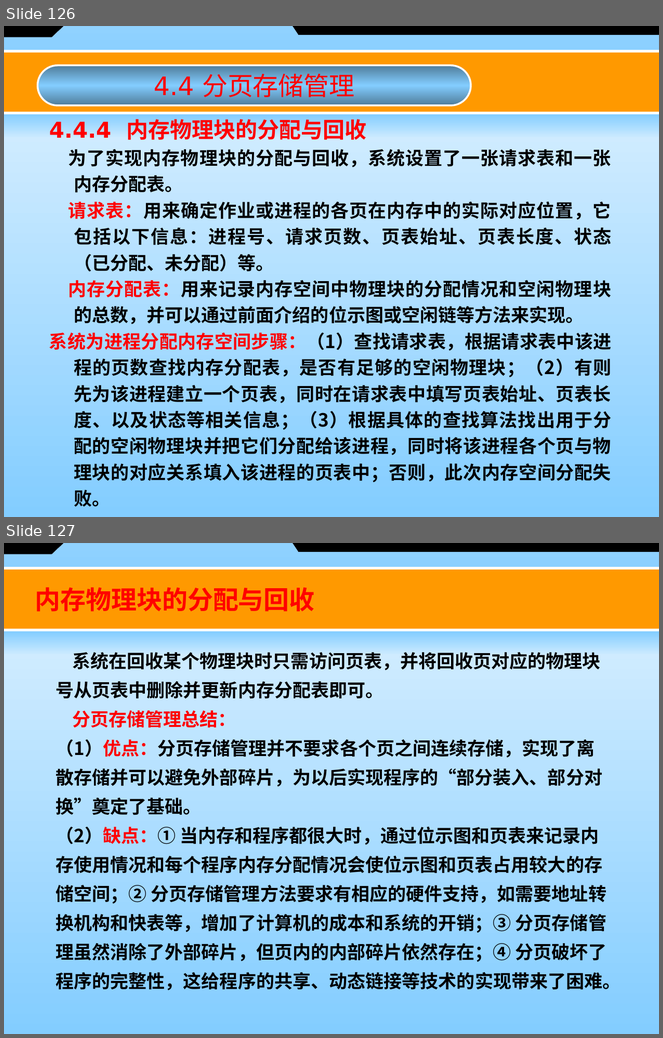
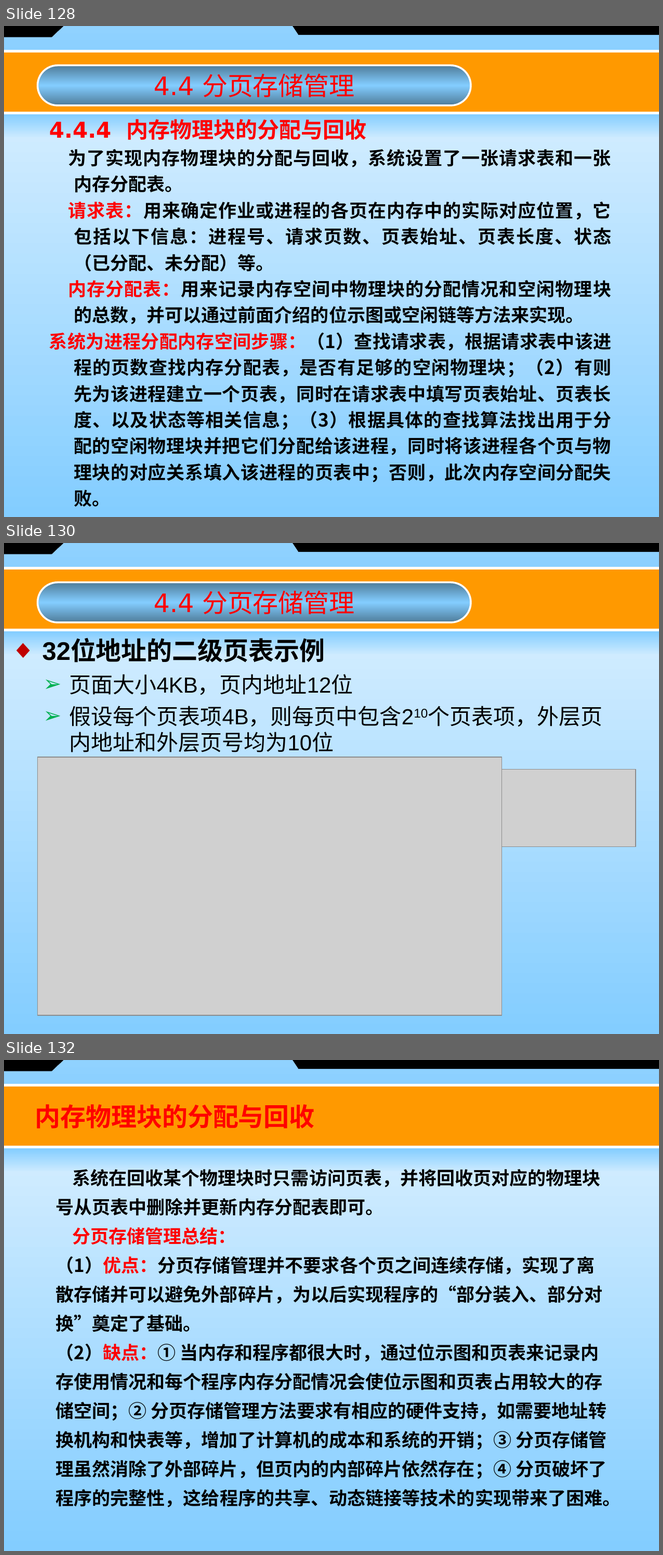
Before and after one commit to zeemeil/zeemeil.github.io, a slide deck: files/2025_2_OS/0930_OS_ch4_memory.pptx. Shown one above the other, each under a label of ours: slides 126 and 127 before the commit, slides 128, 130 and 132 after it; the slides between them are not shown. The pictures are 663x1038 and 663x1555 pixels, drawn with LibreOffice and Linux fonts; fonts in the diff are those of the drawing; grey boxes stand for pictures. Boxes give left, top, right and bottom in pixels: in the first picture for what was removed or moved away, otherwise in the second. Text is boxed around its words. In the diff, an @@ line names an element or a change of style, - is before the commit and + after.

```diff
--- a/files/2025_2_OS/0930_OS_ch4_memory.pptx
+++ b/files/2025_2_OS/0930_OS_ch4_memory.pptx
@@ slide 130 added at (x1=4, y1=543, x2=659, y2=1034), background #000000; not listed: 6 template elements that a slide beside it also shows @@
@@ rounded rectangle added at (x1=37, y1=583, x2=470, y2=622), fill gradient #6AA5CD to #83CDFF, outline #FFFFFF 2 pt, 28 pt, text #FF0000 @@
+4.4 分页存储管理
@@ text added at (x1=42, y1=640, x2=603, y2=753), 24 pt, text #000000 @@
+  ◆ 32位地址的二级页表示例
+        ➢ 页面大小4KB，页内地址12位
+        ➢ 假设每个页表项4B，则每页中包含210个页表项，外层页内地址和外层页号均为10位
@@ picture added at (x1=37, y1=757, x2=502, y2=1016) @@
@@ picture added at (x1=347, y1=769, x2=636, y2=847) @@
@@ what was slide 126 is now slide 128 @@
@@ what was slide 127 is now slide 132 @@
```
Also in this commit, not shown: 1 slide changed, 5 other slides added, 4 other files.
